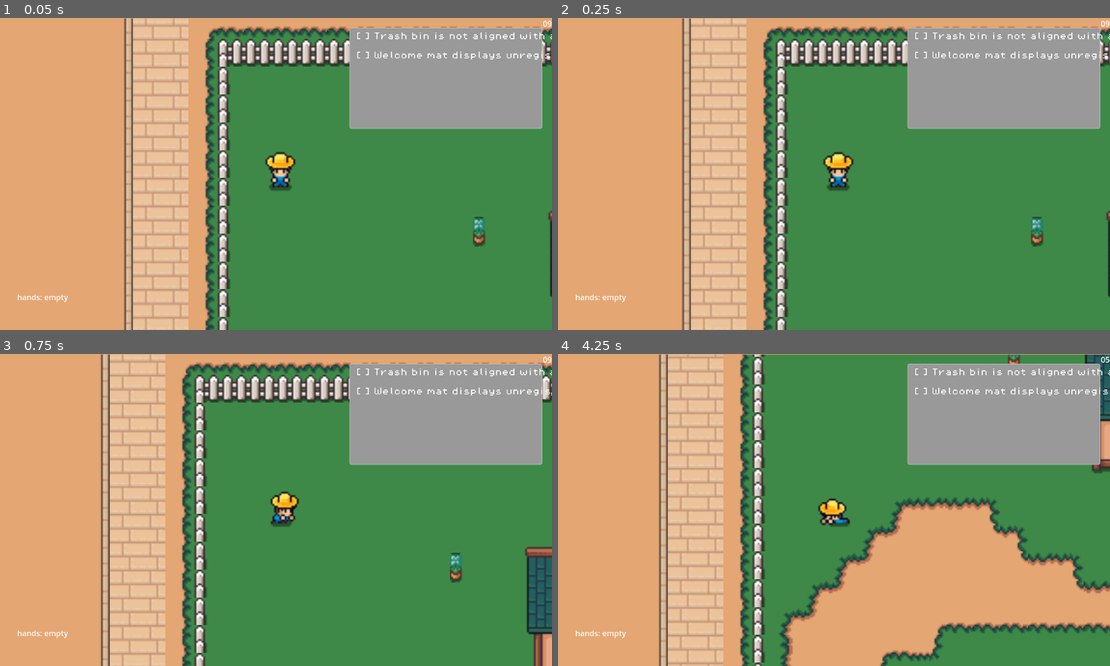
Above: before the commit, frames 1-4 (two rows, left to right).
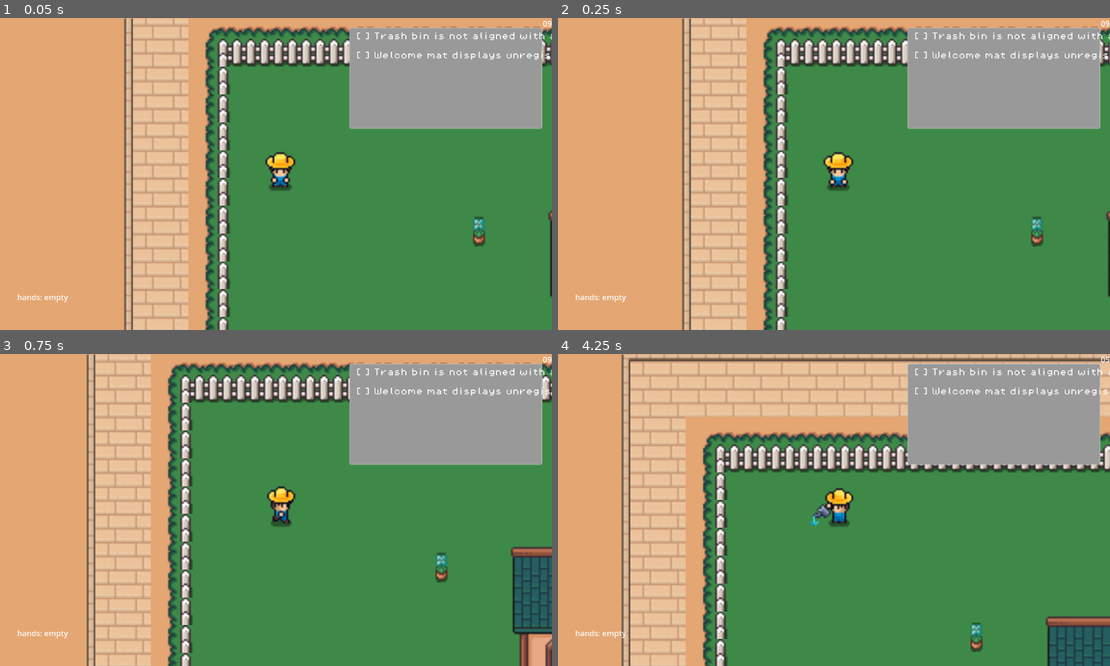
Above: after the commit, the same moments.

Repository: rae-ralston/cosmic-horror-hoa
Game: Godot game, scene res://scenes/game.tscn
Same seed, same stepped clock (60 frames per second), same inputs: the game is played once before the commit and once after it.
Inputs:
- Up to frame 1 (0.05 s): no input
- Up to frame 2 (0.25 s): no input
- Up to frame 3 (0.75 s): tap Enter (ui_accept) at 0.5 s; hold Right (ui_right) from 0.53 s (still down); hold Shift (crawl, bound only before the commit) from 0.53 s (still down)
- Up to frame 4 (4.25 s): tap Enter (ui_accept) at 0.77, 1.52, 3.02, 3.77 s; tap D (dig, bound only before the commit) at 0.8, 1.35 s; release Right (ui_right) at 1.28 s; release Shift (crawl, bound only before the commit) at 1.28 s; hold Down (ui_down) 1.28-2.03 s; tap Space (plow, bound only after the commit) at 1.55, 2.1 s; hold Right (ui_right) 2.03-2.78 s; tap P (plow, bound only before the commit) at 2.3, 2.85 s; hold Up (ui_up) 2.78-3.53 s; tap W (water) at 3.05, 3.6 s; hold Left (ui_left) from 3.53 s (still down); hold Shift (crawl, bound only before the commit) from 3.53 s (still down)

Frame 1 is identical in both runs. In frame 2, less than 0.1% of the frame differs, in the area x 48-53%, y 50-54%; in frame 3, 16%; in frame 4, 53%, in the area x 11-100%, y 0-100%.

Commit message:
fix: player movement

Diff:
--- a/project.godot
+++ b/project.godot
@@ -23,25 +23,15 @@
 
 [input]
 
-crawl={
-"deadzone": 0.5,
-"events": [Object(InputEventKey,"resource_local_to_scene":false,"resource_name":"","device":-1,"window_id":0,"alt_pressed":false,"shift_pressed":false,"ctrl_pressed":false,"meta_pressed":false,"pressed":false,"keycode":0,"physical_keycode":4194325,"key_label":0,"unicode":0,"location":0,"echo":false,"script":null)
-, Object(InputEventKey,"resource_local_to_scene":false,"resource_name":"","device":-1,"window_id":0,"alt_pressed":false,"shift_pressed":false,"ctrl_pressed":false,"meta_pressed":false,"pressed":false,"keycode":0,"physical_keycode":67,"key_label":0,"unicode":99,"location":0,"echo":false,"script":null)
-]
-}
 plow={
 "deadzone": 0.5,
-"events": [Object(InputEventKey,"resource_local_to_scene":fa …(140 unchanged characters)… d":false,"keycode":0,"physical_keycode":80,"key_label":0,"unicode":112,"location":0,"echo":false,"script":null)
+"events": [Object(InputEventKey,"resource_local_to_scene":fa …(140 unchanged characters)… d":false,"keycode":0,"physical_keycode":32,"key_label":0,"unicode":32,"location":0,"echo":false,"script":null)
+, Object(InputEventKey,"resource_local_to_scene":false,"resource_name":"","device":-1,"window_id":0,"alt_pressed":false,"shift_pressed":false,"ctrl_pressed":false,"meta_pressed":false,"pressed":false,"keycode":0,"physical_keycode":68,"key_label":0,"unicode":100,"location":0,"echo":false,"script":null)
 ]
 }
 water={
 "deadzone": 0.5,
 "events": [Object(InputEventKey,"resource_local_to_scene":false,"resource_name":"","device":-1,"window_id":0,"alt_press …(192 unchanged characters)…
-]
-}
-dig={
-"deadzone": 0.5,
-"events": [Object(InputEventKey,"resource_local_to_scene":false,"resource_name":"","device":-1,"window_id":0,"alt_pressed":false,"shift_pressed":false,"ctrl_pressed":false,"meta_pressed":false,"pressed":false,"keycode":0,"physical_keycode":68,"key_label":0,"unicode":100,"location":0,"echo":false,"script":null)
 ]
 }
 "Pick up item"={
--- a/scripts/citations_manager.gd
+++ b/scripts/citations_manager.gd
@@ -25,8 +25,6 @@
 		return null
 
 	return structured_data
-
-
 
 func get_active_list_for_ui() -> Array:
 	var rows: Array = []
--- a/scripts/player.gd
+++ b/scripts/player.gd
@@ -2,7 +2,6 @@
 
 # Movement variables
 @export var speed: float = 200.0
-@export var crawl_speed: float = 80.0
 @export var acceleration: float = 1000.0
 @export var friction: float = 1000.0
 
@@ -14,10 +13,9 @@
 # Animation tracking
 var current_direction: String = "down"
 var is_moving: bool = false
-var is_crawling: bool = false
+
 var is_plowing: bool = false
 var is_watering: bool = false
-var is_digging: bool = false
 
 # Inventory system
 @onready var inventory: PlayerInventory = $Inventory
@@ -31,8 +29,6 @@
 @onready var footstep_player: AudioStreamPlayer = $FootstepPlayer
 var footstep_timer: float = 0.0
 const WALK_STEP_INTERVAL: float = 0.27  # seconds between steps
-const CRAWL_STEP_INTERVAL: float = 0.47  # slower when crawling
-
 
 func _ready() -> void:
 	#player interact area for picking up items
@@ -63,6 +59,17 @@
 		var item:= area as Item
 		nearby_items.erase(item)
 
+func _add_anim(frames: SpriteFrames, sheet: Texture2D, animName: String, row: int, start: int, count: int, fps: float, loop: bool) -> void:
+	frames.add_animation(animName)
+	frames.set_animation_speed(animName, fps)
+	frames.set_animation_loop(animName, loop)
+
+	for i in range(count):
+		var atlas := AtlasTexture.new()
+		atlas.atlas = sheet
+		atlas.region = Rect2((start + i) * FRAME_WIDTH, row * FRAME_HEIGHT, FRAME_WIDTH, FRAME_HEIGHT)
+		frames.add_frame(animName, atlas)
+
 func _setup_animations() -> void:
 	var sprite_sheet = preload("res://assets/sprites/main_character.png")
 	var sprite_frames = SpriteFrames.new()
@@ -71,171 +78,59 @@
 	if sprite_frames.has_animation("default"):
 		sprite_frames.remove_animation("default")
 
-	# Define animations: name -> [row, frame_count]
-	# Based on the sprite sheet layout:
-	# Row 0: Walk down (6 frames)
-	# Row 1: Walk right (6 frames)
-	# Row 2: Walk up (6 frames)
-	# Row 5: Walk left (6 frames)
+	# Define animations: name -> [row, start_frame, frame_count, fps, loop]
+
 	var walk_animations = {
-		"walk_down": [0, 6],
-		"walk_right": [1, 6],
-		"walk_up": [2, 6],
-		"walk_left": [5, 6]
+		"walk_down":  [3, 0, 6, 6.0, true],
+		"walk_right": [4, 0, 6, 6.0, true],
+		"walk_up":    [5, 0, 6, 6.0, true],
+		"walk_left":  [4, 0, 6, 6.0, true]
 	}
 
-	# Idle animations use first frame of each walk direction
 	var idle_animations = {
-		"idle_down": [0, 0],   # Row 0, frame 0
-		"idle_right": [1, 0],  # Row 1, frame 0
-		"idle_up": [2, 0],     # Row 2, frame 0
-		"idle_left": [5, 0]    # Row 5, frame 0
-	}
-
-	# Crawl animations (row 6 based on sprite sheet)
-	var crawl_animations = {
-		"crawl_down": [6, 4],    # Row 6, 4 frames
-		"crawl_right": [6, 4],   # Row 6, 4 frames
-		"crawl_up": [6, 4],      # Row 6, 4 frames
-		"crawl_left": [6, 4]     # Row 6, 4 frames (flipped)
-	}
-
-	# Crawl idle animations
-	var crawl_idle_animations = {
-		"crawl_idle_down": [6, 0],
-		"crawl_idle_right": [6, 0],
-		"crawl_idle_up": [6, 0],
-		"crawl_idle_left": [6, 0]
+		"idle_down":  [0, 0, 6, 6.0, true],
+		"idle_right": [1, 0, 6, 6.0, true],
+		"idle_up":    [2, 0, 6, 6.0, true],
+		"idle_left":  [1, 0, 6, 6.0, true] # uses right row; flip_h handles left
 	}
 
 	# Plow animation (row 7)
 	var plow_animations = {
-		"plow_down": [7, 6],    # Row 7, 6 frames
-		"plow_right": [7, 6],   # Row 7, 6 frames
-		"plow_up": [7, 6],      # Row 7, 6 frames
-		"plow_left": [7, 6]     # Row 7, 6 frames (flipped)
+		"plow_down":  [8, 0, 6, 6.0, false],
+		"plow_right": [7, 0, 6, 6.0, false],
+		"plow_up":    [9, 0, 6, 6.0, false],
+		"plow_left":  [7, 0, 6, 6.0, false]  #flips
 	}
 
 	# Watering animations (rows 10-12)
 	# Row 10: water down, Row 11: water right, Row 12: water up
 	var water_animations = {
-		"water_down": [10, 6],   # Row 10, 6 frames
-		"water_right": [11, 6],  # Row 11, 6 frames
-		"water_up": [12, 6],     # Row 12, 6 frames
-		"water_left": [11, 6]    # Row 11, 6 frames (flipped for left)
-	}
-
-	# Digging animations (rows 8-9)
-	# Row 8: dig down/right, Row 9: dig up
-	var dig_animations = {
-		"dig_down": [8, 6],     # Row 8, 6 frames
-		"dig_right": [8, 6],    # Row 8, 6 frames
-		"dig_up": [9, 6],       # Row 9, 6 frames
-		"dig_left": [8, 6]      # Row 8, 6 frames (flipped for left)
+		"water_down":  [11, 0, 6, 6.0, false],
+		"water_right": [10, 0, 6, 6.0, false],
+		"water_up":    [12, 0, 6, 6.0, false],
+		"water_left":  [10, 0, 6, 6.0, false]    #flipped
 	}
 
 	# Create walk animations
 	for anim_name in walk_animations:
-		var row = walk_animations[anim_name][0]
-		var frame_count = walk_animations[anim_name][1]
-
-		sprite_frames.add_animation(anim_name)
-		sprite_frames.set_animation_speed(anim_name, 10.0)
-		sprite_frames.set_animation_loop(anim_name, true)
-
-		for i in range(frame_count):
-			var atlas_texture = AtlasTexture.new()
-			atlas_texture.atlas = sprite_sheet
-			atlas_texture.region = Rect2(i * FRAME_WIDTH, row * FRAME_HEIGHT, FRAME_WIDTH, FRAME_HEIGHT)
-			sprite_frames.add_frame(anim_name, atlas_texture)
+		var spec = walk_animations[anim_name]
+		_add_anim(sprite_frames, sprite_sheet, anim_name, spec[0], spec[1], spec[2], spec[3], spec[4])
+
 
 	# Create idle animations (single frame)
 	for anim_name in idle_animations:
-		var row = idle_animations[anim_name][0]
-		var frame = idle_animations[anim_name][1]
-
-		sprite_frames.add_animation(anim_name)
-		sprite_frames.set_animation_speed(anim_name, 5.0)
-		sprite_frames.set_animation_loop(anim_name, true)
-
-		var atlas_texture = AtlasTexture.new()
-		atlas_texture.atlas = sprite_sheet
-		atlas_texture.region = Rect2(frame * FRAME_WIDTH, row * FRAME_HEIGHT, FRAME_WIDTH, FRAME_HEIGHT)
-		sprite_frames.add_frame(anim_name, atlas_texture)
-
-	# Create crawl animations
-	for anim_name in crawl_animations:
-		var row = crawl_animations[anim_name][0]
-		var frame_count = crawl_animations[anim_name][1]
-
-		sprite_frames.add_animation(anim_name)
-		sprite_frames.set_animation_speed(anim_name, 8.0)
-		sprite_frames.set_animation_loop(anim_name, true)
-
-		for i in range(frame_count):
-			var atlas_texture = AtlasTexture.new()
-			atlas_texture.atlas = sprite_sheet
-			atlas_texture.region = Rect2(i * FRAME_WIDTH, row * FRAME_HEIGHT, FRAME_WIDTH, FRAME_HEIGHT)
-			sprite_frames.add_frame(anim_name, atlas_texture)
-
-	# Create crawl idle animations (single frame)
-	for anim_name in crawl_idle_animations:
-		var row = crawl_idle_animations[anim_name][0]
-		var frame = crawl_idle_animations[anim_name][1]
-
-		sprite_frames.add_animation(anim_name)
-		sprite_frames.set_animation_speed(anim_name, 5.0)
-		sprite_frames.set_animation_loop(anim_name, true)
-
-		var atlas_texture = AtlasTexture.new()
-		atlas_texture.atlas = sprite_sheet
-		atlas_texture.region = Rect2(frame * FRAME_WIDTH, row * FRAME_HEIGHT, FRAME_WIDTH, FRAME_HEIGHT)
-		sprite_frames.add_frame(anim_name, atlas_texture)
+		var spec = idle_animations[anim_name]
+		_add_anim(sprite_frames, sprite_sheet, anim_name, spec[0], spec[1], spec[2], spec[3], spec[4])
 
 	# Create plow animations (non-looping action)
 	for anim_name in plow_animations:
-		var row = plow_animations[anim_name][0]
-		var frame_count = plow_animations[anim_name][1]
-
-		sprite_frames.add_animation(anim_name)
-		sprite_frames.set_animation_speed(anim_name, 10.0)
-		sprite_frames.set_animation_loop(anim_name, false)  # Don't loop - play once
-
-		for i in range(frame_count):
-			var atlas_texture = AtlasTexture.new()
-			atlas_texture.atlas = sprite_sheet
-			atlas_texture.region = Rect2(i * FRAME_WIDTH, row * FRAME_HEIGHT, FRAME_WIDTH, FRAME_HEIGHT)
-			sprite_frames.add_frame(anim_name, atlas_texture)
+		var spec = plow_animations[anim_name]
+		_add_anim(sprite_frames, sprite_sheet, anim_name, spec[0], spec[1], spec[2], spec[3], spec[4])
 
 	# Create watering animations (non-looping action)
 	for anim_name in water_animations:
-		var row = water_animations[anim_name][0]
-		var frame_count = water_animations[anim_name][1]
-
-		sprite_frames.add_animation(anim_name)
-		sprite_frames.set_animation_speed(anim_name, 8.0)
-		sprite_frames.set_animation_loop(anim_name, false)  # Don't loop - play once
-
-		for i in range(frame_count):
-			var atlas_texture = AtlasTexture.new()
-			atlas_texture.atlas = sprite_sheet
-			atlas_texture.region = Rect2(i * FRAME_WIDTH, row * FRAME_HEIGHT, FRAME_WIDTH, FRAME_HEIGHT)
-			sprite_frames.add_frame(anim_name, atlas_texture)
-
-	# Create digging animations (non-looping action)
-	for anim_name in dig_animations:
-		var row = dig_animations[anim_name][0]
-		var frame_count = dig_animations[anim_name][1]
-
-		sprite_frames.add_animation(anim_name)
-		sprite_frames.set_animation_speed(anim_name, 10.0)
-		sprite_frames.set_animation_loop(anim_name, false)  # Don't loop - play once
-
-		for i in range(frame_count):
-			var atlas_texture = AtlasTexture.new()
-			atlas_texture.atlas = sprite_sheet
-			atlas_texture.region = Rect2(i * FRAME_WIDTH, row * FRAME_HEIGHT, FRAME_WIDTH, FRAME_HEIGHT)
-			sprite_frames.add_frame(anim_name, atlas_texture)
+		var spec = water_animations[anim_name]
+		_add_anim(sprite_frames, sprite_sheet, anim_name, spec[0], spec[1], spec[2], spec[3], spec[4])
 
 	animated_sprite.sprite_frames = sprite_frames
 
@@ -293,12 +188,12 @@
 	const MOVEMENT_THRESHOLD: float = 10.0  # pixels per second
 	var actually_moving = velocity.length() > MOVEMENT_THRESHOLD
 
-	if not actually_moving or is_plowing or is_watering or is_digging:
+	if not actually_moving or is_plowing or is_watering:
 		footstep_timer = 0.0
 		return
 
 	# Determine interval based on movement type
-	var interval = CRAWL_STEP_INTERVAL if is_crawling else WALK_STEP_INTERVAL
+	var interval = WALK_STEP_INTERVAL
 
 	# Accumulate time and play when interval reached
 	footstep_timer += delta
@@ -332,12 +227,12 @@
 
 func _physics_process(delta: float) -> void:
 	# Don't process movement while performing actions
-	if is_plowing or is_watering or is_digging:
+	if is_plowing or is_watering:
 		velocity = Vector2.ZERO
 		move_and_slide()
 		return
 
-	# Check for plow action (press E or Space to plow)
+	# Check for plow action (Space to plow)
 	if Input.is_action_just_pressed("plow"):
 		_start_plow()
 		return
@@ -346,22 +241,13 @@
 	if Input.is_action_just_pressed("water"):
 		_start_water()
 		return
-
-	# Check for dig action (press D to dig)
-	if Input.is_action_just_pressed("dig"):
-		_start_dig()
-		return
-
-	# Check if crawling (hold Shift or Ctrl to crawl)
-	is_crawling = Input.is_action_pressed("crawl")
 
 	# Get input direction
 	var input_vector := Vector2.ZERO
 	input_vector.x = Input.get_axis("ui_left", "ui_right")
 	input_vector.y = Input.get_axis("ui_up", "ui_down")
 
-	# Determine current speed based on crawling state
-	var current_speed = crawl_speed if is_crawling else speed
+	var current_speed = speed
 
 	# Normalize diagonal movement
 	if input_vector.length() > 0:
@@ -407,12 +293,6 @@
 	animated_sprite.flip_h = (current_direction == "left")
 	animated_sprite.play(anim_name)
 
-func _start_dig() -> void:
-	is_digging = true
-	var anim_name = "dig_" + current_direction
-	animated_sprite.flip_h = (current_direction == "left")
-	animated_sprite.play(anim_name)
-
 func _on_animation_finished() -> void:
 	# When action animation finishes, return to normal state
 	if is_plowing:
@@ -421,27 +301,16 @@
 	elif is_watering:
 		is_watering = false
 		_update_animation()
-	elif is_digging:
-		is_digging = false
-		_update_animation()
 
 func _update_animation() -> void:
 	var anim_name: String
 
-	if is_crawling:
-		if is_moving:
-			anim_name = "crawl_" + current_direction
-		else:
-			anim_name = "crawl_idle_" + current_direction
-		# Flip sprite for left crawl (since we use same row as right)
-		animated_sprite.flip_h = (current_direction == "left")
+	if is_moving:
+		anim_name = "walk_" + current_direction
 	else:
-		if is_moving:
-			anim_name = "walk_" + current_direction
-		else:
-			anim_name = "idle_" + current_direction
-		# Reset flip for normal walking
-		animated_sprite.flip_h = false
+		anim_name = "idle_" + current_direction
+
+	animated_sprite.flip_h = (current_direction == "left")
 
 	# Only change animation if different from current
 	if animated_sprite.animation != anim_name:
Not shown: 1 places in scenes/game.tscn that only renumber resources
Not shown, changed: .gitignore
Not shown, changed: README.md
